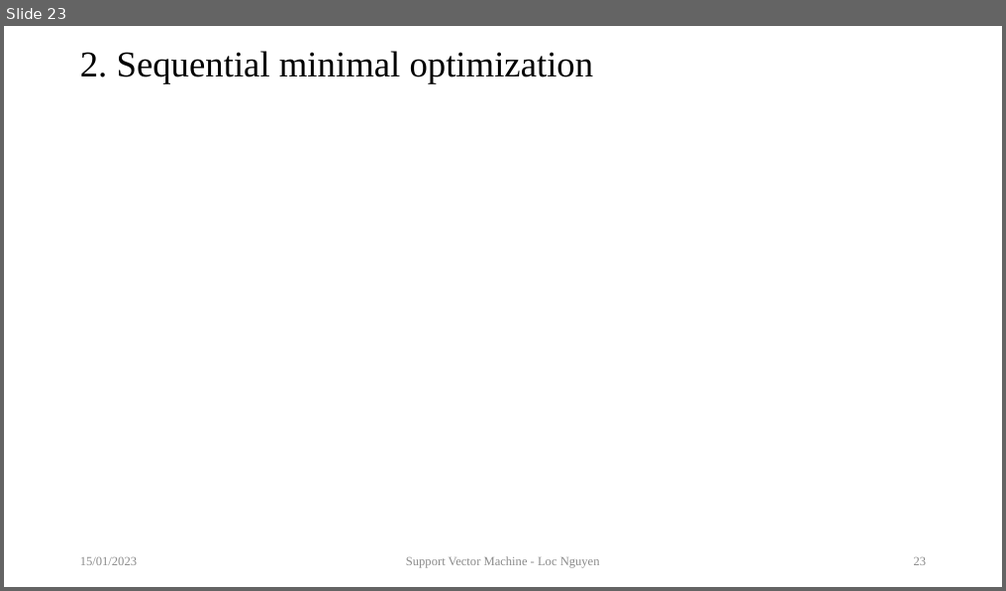
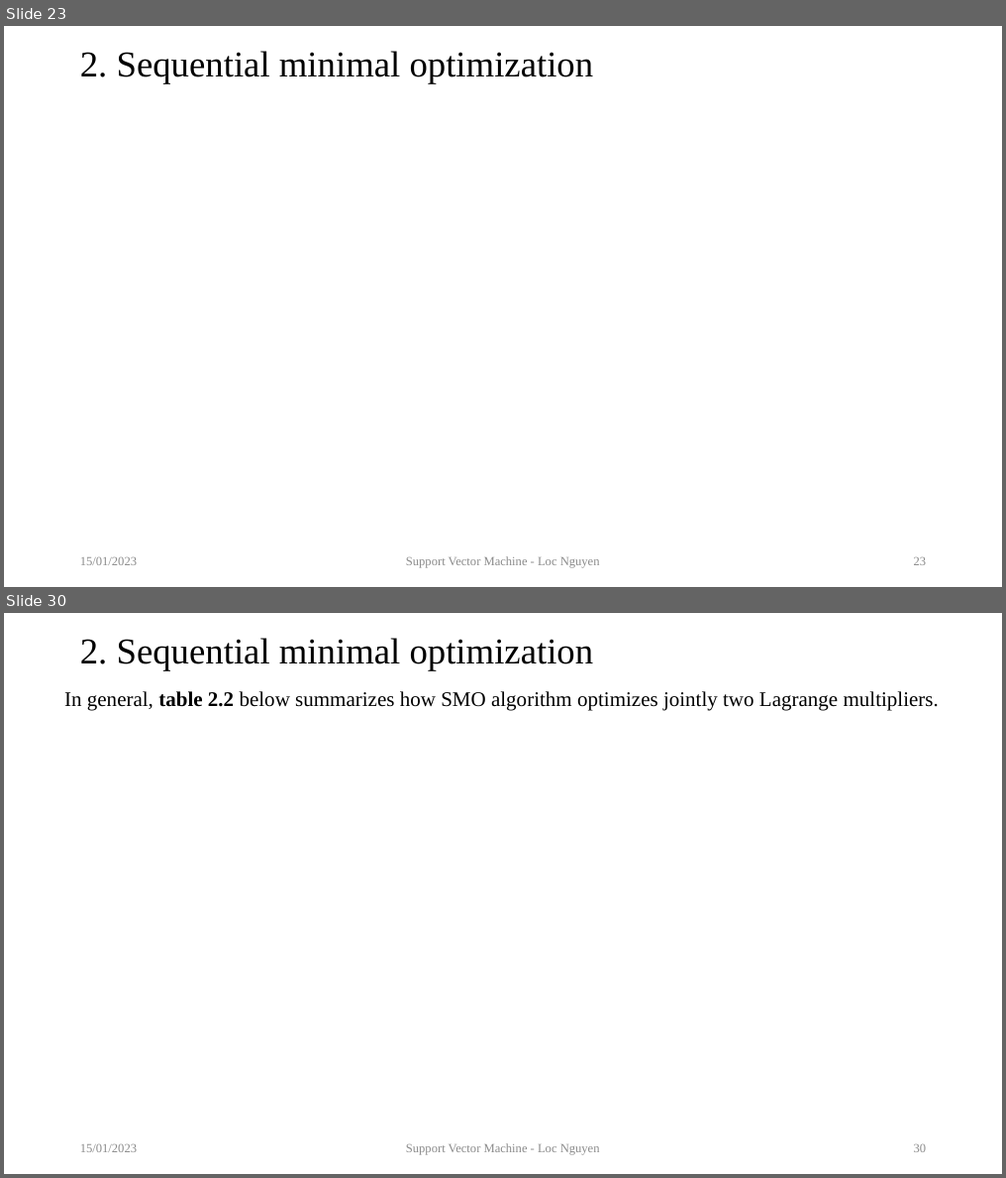
Before and after one commit to sciencepg/global-optimization, a slide deck: 09.TutorialOnSVM/artifact/TutorialOnSVM.pptx. Shown one above the other, each under a label of ours: slide 23 before the commit, slides 23 and 30 after it; the slides between them are not shown. The pictures are 1006x591 and 1006x1178 pixels, drawn with LibreOffice and Linux fonts; fonts in the diff are those of the drawing; grey boxes stand for pictures. Boxes give left, top, right and bottom in pixels: in the first picture for what was removed or moved away, otherwise in the second. Text is boxed around its words. In the diff, an @@ line names an element or a change of style, - is before the commit and + after.

```diff
--- a/09.TutorialOnSVM/artifact/TutorialOnSVM.pptx
+++ b/09.TutorialOnSVM/artifact/TutorialOnSVM.pptx
@@ slide 30 added at <box>4,613,1002,1174</box>, background #FFFFFF @@
@@ title added at <box>80,638,594,671</box>, 35 pt, text #000000 @@
+2. Sequential minimal optimization
@@ text added at <box>64,691,939,710</box>, 20 pt, text #000000 @@
+In general, table 2.2 below summarizes how SMO algorithm optimizes jointly two Lagrange multipliers.
@@ text added at <box>80,1145,137,1153</box>, 12 pt, text #8C8C8C @@
+15/01/2023
@@ text added at <box>406,1144,600,1156</box>, 12 pt, text #8C8C8C @@
+Support Vector Machine - Loc Nguyen
@@ page number added at <box>914,1145,927,1153</box>, 12 pt, text #8C8C8C @@
+30
```
Also in this commit, not shown: 4 slides changed, 24 other slides added, 1 other file.
